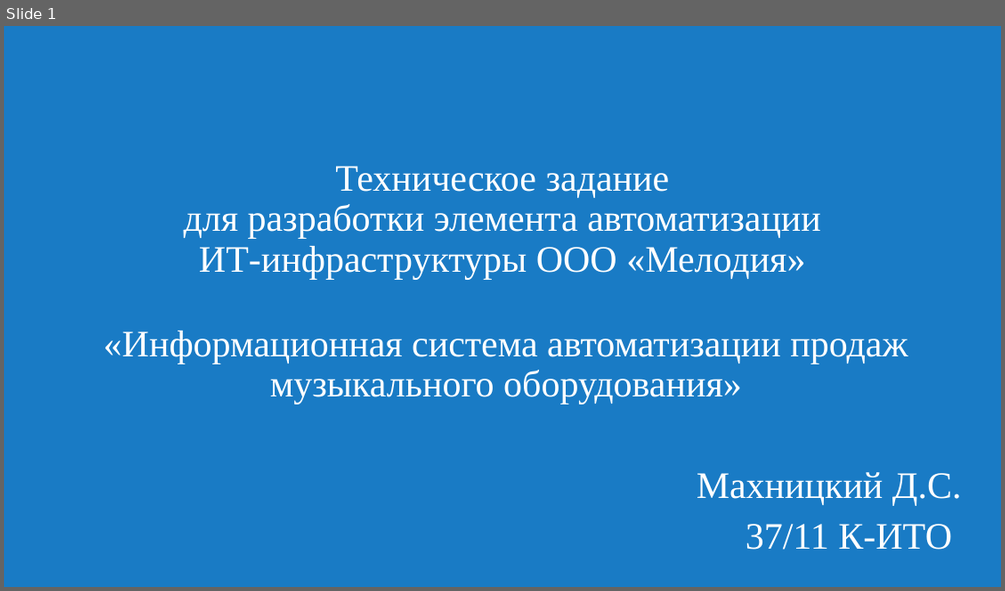
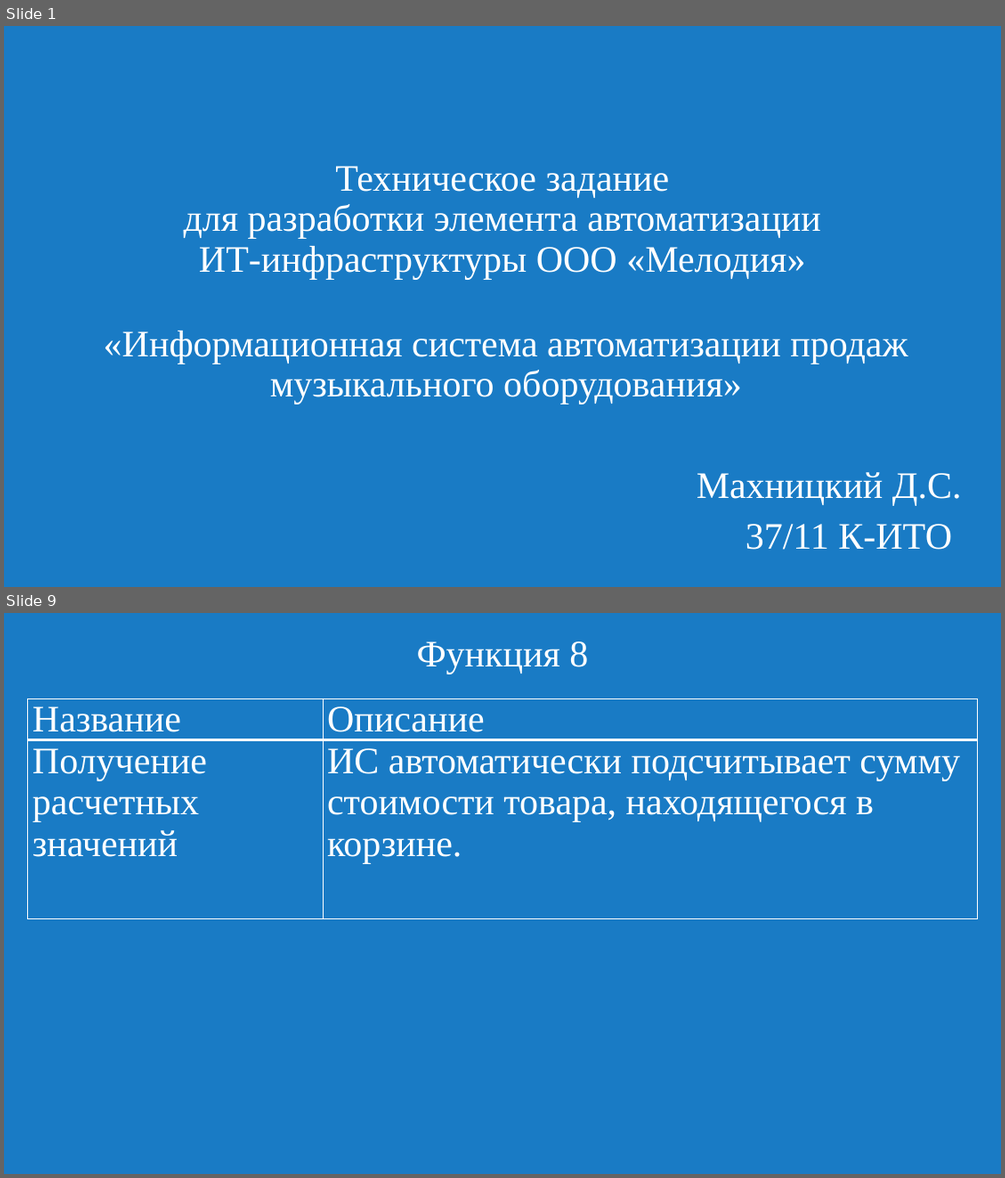
Before and after one commit to Slowpool/diploma-musical-shop-, a slide deck: OuterData/presentation.pptx. Shown one above the other, each under a label of ours: slide 1 before the commit, slides 1 and 9 after it; the slides between them are not shown. The pictures are 1005x591 and 1005x1178 pixels, drawn with LibreOffice and Linux fonts; fonts in the diff are those of the drawing. Boxes give left, top, right and bottom in pixels: in the first picture for what was removed or moved away, otherwise in the second. Text is boxed around its words. In the diff, an @@ line names an element or a change of style, - is before the commit and + after.

```diff
--- a/OuterData/presentation.pptx
+++ b/OuterData/presentation.pptx
@@ slide 9 added at [4,613,1001,1174], background #197BC5 @@
@@ title added at [417,641,588,674], 36 pt, text #FFFFFF @@
+Функция 8
@@ table added at [28,699,977,923], 2 rows, 2 columns @@
+Название | Описание
+Получение расчетных значений | ИС автоматически подсчитывает сумму стоимости товара, находящегося в корзине.
```
Also in this commit, not shown: 1 slide changed, 12 other slides added, 11 slides removed, 1 other file.
